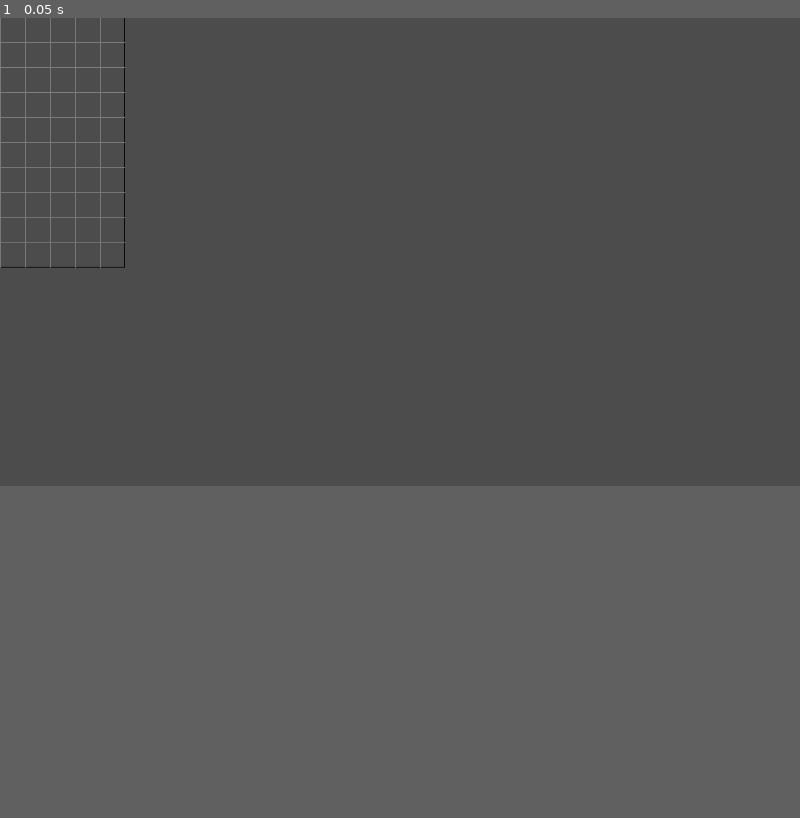
Above: before the commit, frame 1.
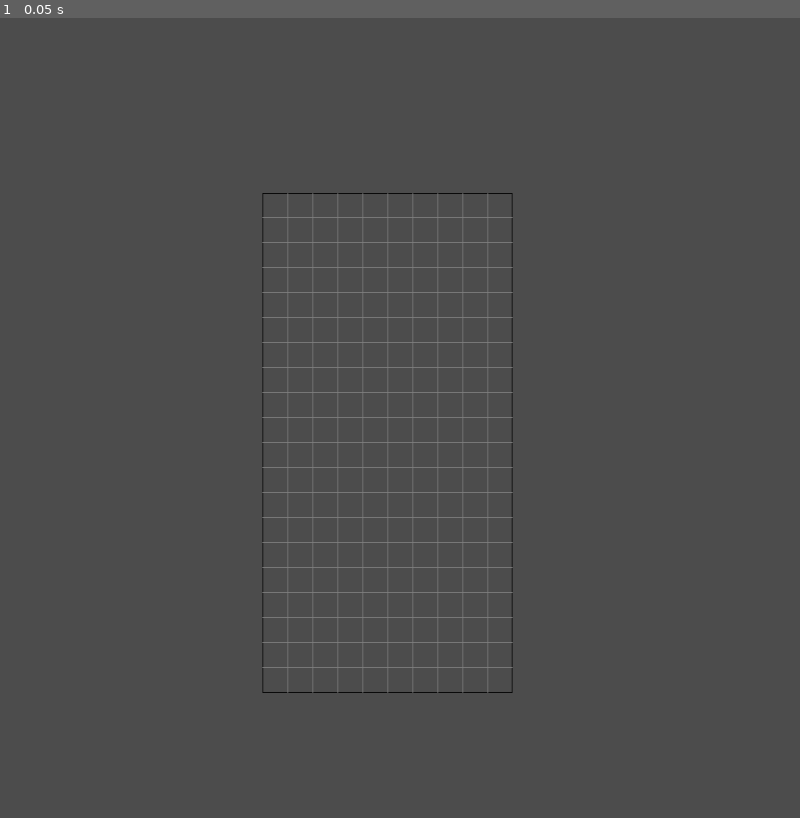
Above: after the commit, the same moment.

Repository: kazeraniman/FallingTetrominosClone
Game: Godot game, scene res://Scenes/Grid/Grid.tscn
Two runs of this game, one before a commit and one after it. Both use one fixed random seed, a clock stepped at 60 frames per second and the inputs below. The project has no main scene, so this scene is started directly.
Inputs:
- Up to frame 1 (0.05 s): no input
In our replay, the window is 800x468 before the commit and 800x800 after it. These sizes can differ from the game's own. Grey fills any space a smaller window leaves; there, only what the larger window draws over its background counts as a difference.

The runs differ from the first frame. In frame 1, 2.1% of the frame differs, in the area x 0-65%, y 0-85%.
Error before the commit: Parse Error: The identifier "INVALID" isn't declared in the current scope. (res://Scenes/Grid/Grid.gd:20)
Error after the commit: Invalid get index 'INVALID' (on base: 'GDScript'). (res://Scenes/Grid/Grid.gd:26)

Commit message:
Grid cells created and properly instanced to display what is in a given cell.

Diff:
--- a/Scenes/Grid/Grid.gd
+++ b/Scenes/Grid/Grid.gd
@@ -1,6 +1,7 @@
 extends Node2D
 
-enum GridValues { EMPTY, INVALID, IBLOCK, JBLOCK, LBLOCK, OBLOCK, SBLOCK, TBLOCK, ZBLOCK }
+var Utility = preload("res://Scripts/Utility.gd")
+var GridCell = preload("res://Scenes/GridCell/GridCell.tscn")
 
 var NUM_COLUMNS = 10
 var NUM_ROWS = 20
@@ -8,7 +9,12 @@
 var PADDED_NUM_COLUMNS = NUM_COLUMNS + GRID_PAD * 2
 var PADDED_NUM_ROWS = NUM_ROWS + GRID_PAD * 2
 
+var GRID_CELL_INITIAL_HORIZONTAL_OFFSET = -144
+var GRID_CELL_INITIAL_VERTICAL_OFFSET = -304
+var GRID_CELL_SIZE = 32
+
 var grid_state = []
+var grid_cells = []
 
 func _ready():
 	# Set the initial grid state
@@ -17,6 +23,16 @@
 		grid_state[row].resize(PADDED_NUM_COLUMNS)
 		for column in range(PADDED_NUM_COLUMNS):
 			if row > PADDED_NUM_ROWS - GRID_PAD - 1 or column < GRID_PAD or column > PADDED_NUM_COLUMNS - GRID_PAD - 1:
-				grid_state[row][column] = INVALID
+				grid_state[row][column] = Utility.INVALID
 			else:
-				grid_state[row][column] = EMPTY
+				grid_state[row][column] = Utility.EMPTY
+
+	# Set up the display cells
+	for row in range(NUM_ROWS):
+		grid_cells.append([])
+		grid_cells[row].resize(NUM_COLUMNS)
+		for column in range(NUM_COLUMNS):
+			var new_grid_cell = GridCell.instance()
+			new_grid_cell.position = Vector2(GRID_CELL_INITIAL_HORIZONTAL_OFFSET + GRID_CELL_SIZE * column , GRID_CELL_INITIAL_VERTICAL_OFFSET + GRID_CELL_SIZE * row)
+			grid_cells[row][column] = new_grid_cell
+			add_child(new_grid_cell)
--- a/Scenes/Grid/Grid.tscn
+++ b/Scenes/Grid/Grid.tscn
@@ -5,6 +5,7 @@
 
 [node name="Grid" type="Node2D" index="0"]
 
+position = Vector2( 496, 544 )
 script = ExtResource( 1 )
 
 [node name="Sprite" type="Sprite" parent="." index="0"]
--- /dev/null
+++ b/Scenes/GridCell/GridCell.gd
@@ -0,0 +1,36 @@
+extends Node2D
+
+var Utility = preload("res://Scripts/Utility.gd")
+
+# Preload all the textures so we don't tax the system later
+var red_cell_texture = preload("res://Art/Tetrominos/element_red_square.png")
+var orange_cell_texture = preload("res://Art/Tetrominos/element_orange_square.png")
+var yellow_cell_texture = preload("res://Art/Tetrominos/element_yellow_square.png")
+var green_cell_texture = preload("res://Art/Tetrominos/element_green_square.png")
+var blue_cell_texture = preload("res://Art/Tetrominos/element_blue_square.png")
+var purple_cell_texture = preload("res://Art/Tetrominos/element_purple_square.png")
+var violet_cell_texture = preload("res://Art/Tetrominos/element_violet_square.png")
+
+var cell_type = Utility.EMPTY
+
+func _ready():
+	change_cell_type(Utility.OBLOCK)
+
+func change_cell_type(new_cell_type):
+	match new_cell_type:
+		Utility.EMPTY:
+			$Sprite.set_texture(null)
+		Utility.IBLOCK:
+			$Sprite.set_texture(red_cell_texture)
+		Utility.JBLOCK:
+			$Sprite.set_texture(orange_cell_texture)
+		Utility.LBLOCK:
+			$Sprite.set_texture(yellow_cell_texture)
+		Utility.OBLOCK:
+			$Sprite.set_texture(green_cell_texture)
+		Utility.SBLOCK:
+			$Sprite.set_texture(blue_cell_texture)
+		Utility.TBLOCK:
+			$Sprite.set_texture(purple_cell_texture)
+		Utility.ZBLOCK:
+			$Sprite.set_texture(violet_cell_texture)
--- /dev/null
+++ b/Scenes/GridCell/GridCell.tscn
@@ -0,0 +1,12 @@
+[gd_scene load_steps=2 format=2]
+
+[ext_resource path="res://Scenes/GridCell/GridCell.gd" type="Script" id=1]
+
+[node name="GridCell" type="Node2D"]
+
+script = ExtResource( 1 )
+_sections_unfolded = [ "Transform" ]
+
+[node name="Sprite" type="Sprite" parent="." index="0"]
+
+_sections_unfolded = [ "Animation", "Offset", "Region", "Transform" ]
--- /dev/null
+++ b/Scripts/Utility.gd
@@ -0,0 +1,3 @@
+extends Node
+
+enum GridValues { EMPTY, INVALID, IBLOCK, JBLOCK, LBLOCK, OBLOCK, SBLOCK, TBLOCK, ZBLOCK }
--- a/default_env.tres
+++ b/default_env.tres
@@ -1,5 +1,100 @@
 [gd_resource type="Environment" load_steps=2 format=2]
+
 [sub_resource type="ProceduralSky" id=1]
+
+radiance_size = 4
+sky_top_color = Color( 0.0470588, 0.454902, 0.976471, 1 )
+sky_horizon_color = Color( 0.556863, 0.823529, 0.909804, 1 )
+sky_curve = 0.25
+sky_energy = 1.0
+ground_bottom_color = Color( 0.101961, 0.145098, 0.188235, 1 )
+ground_horizon_color = Color( 0.482353, 0.788235, 0.952941, 1 )
+ground_curve = 0.01
+ground_energy = 1.0
+sun_color = Color( 1, 1, 1, 1 )
+sun_latitude = 35.0
+sun_longitude = 0.0
+sun_angle_min = 1.0
+sun_angle_max = 100.0
+sun_curve = 0.05
+sun_energy = 16.0
+texture_size = 2
+
 [resource]
+
 background_mode = 2
 background_sky = SubResource( 1 )
+background_sky_custom_fov = 0.0
+background_color = Color( 0, 0, 0, 1 )
+background_energy = 1.0
+background_canvas_max_layer = 0
+ambient_light_color = Color( 0, 0, 0, 1 )
+ambient_light_energy = 1.0
+ambient_light_sky_contribution = 1.0
+fog_enabled = false
+fog_color = Color( 0.5, 0.6, 0.7, 1 )
+fog_sun_color = Color( 1, 0.9, 0.7, 1 )
+fog_sun_amount = 0.0
+fog_depth_enabled = true
+fog_depth_begin = 10.0
+fog_depth_curve = 1.0
+fog_transmit_enabled = false
+fog_transmit_curve = 1.0
+fog_height_enabled = false
+fog_height_min = 0.0
+fog_height_max = 100.0
+fog_height_curve = 1.0
+tonemap_mode = 0
+tonemap_exposure = 1.0
+tonemap_white = 1.0
+auto_exposure_enabled = false
+auto_exposure_scale = 0.4
+auto_exposure_min_luma = 0.05
+auto_exposure_max_luma = 8.0
+auto_exposure_speed = 0.5
+ss_reflections_enabled = false
+ss_reflections_max_steps = 64
+ss_reflections_fade_in = 0.15
+ss_reflections_fade_out = 2.0
+ss_reflections_depth_tolerance = 0.2
+ss_reflections_roughness = true
+ssao_enabled = false
+ssao_radius = 1.0
+ssao_intensity = 1.0
+ssao_radius2 = 0.0
+ssao_intensity2 = 1.0
+ssao_bias = 0.01
+ssao_light_affect = 0.0
+ssao_color = Color( 0, 0, 0, 1 )
+ssao_quality = 0
+ssao_blur = 3
+ssao_edge_sharpness = 4.0
+dof_blur_far_enabled = false
+dof_blur_far_distance = 10.0
+dof_blur_far_transition = 5.0
+dof_blur_far_amount = 0.1
+dof_blur_far_quality = 1
+dof_blur_near_enabled = false
+dof_blur_near_distance = 2.0
+dof_blur_near_transition = 1.0
+dof_blur_near_amount = 0.1
+dof_blur_near_quality = 1
+glow_enabled = false
+glow_levels/1 = false
+glow_levels/2 = false
+glow_levels/3 = true
+glow_levels/4 = false
+glow_levels/5 = true
+glow_levels/6 = false
+glow_levels/7 = false
+glow_intensity = 0.8
+glow_strength = 1.0
+glow_bloom = 0.0
+glow_blend_mode = 2
+glow_hdr_threshold = 1.0
+glow_hdr_scale = 2.0
+glow_bicubic_upscale = false
+adjustment_enabled = false
+adjustment_brightness = 1.0
+adjustment_contrast = 1.0
+adjustment_saturation = 1.0
--- a/project.godot
+++ b/project.godot
@@ -13,6 +13,10 @@
 config/name="FallingTetrominosClone"
 config/icon="res://icon.png"
 
+[display]
+
+window/size/height=1024
+
 [rendering]
 
 environment/default_environment="res://default_env.tres"
